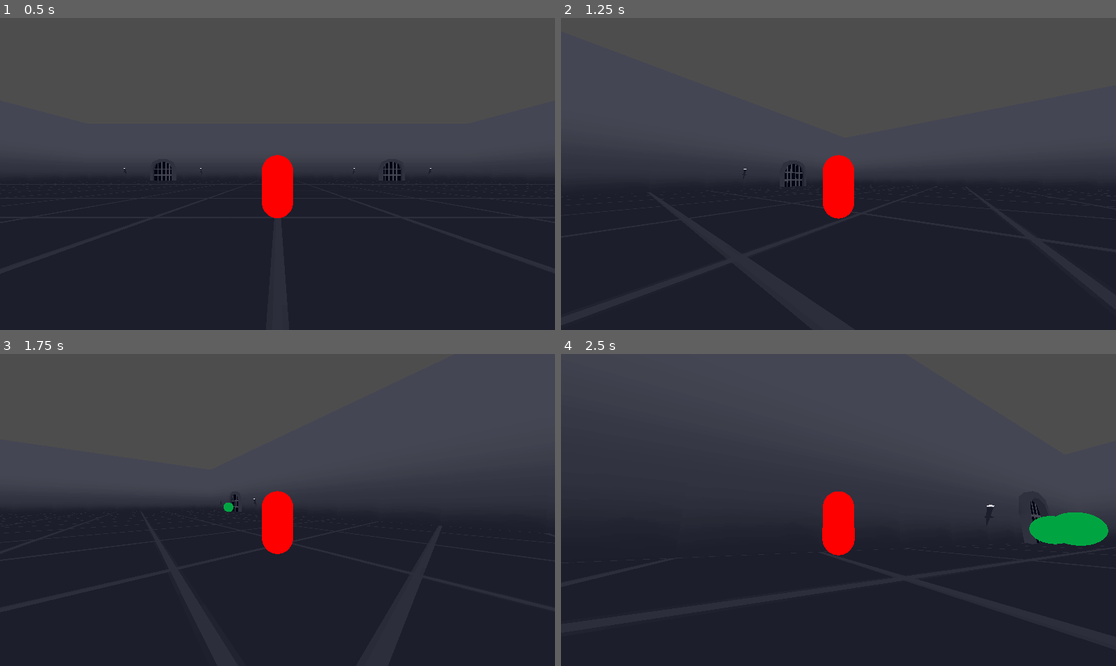
Above: before the commit, frames 1-4 (two rows, left to right).
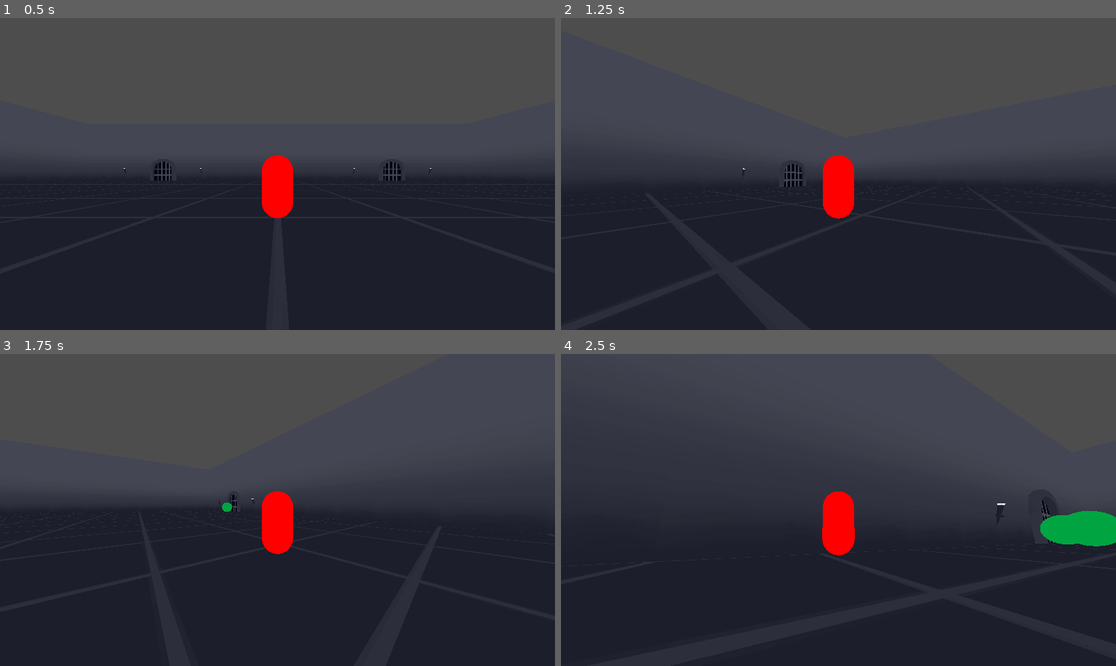
Above: after the commit, the same moments.

Repository: Weemo001/WizWaves
Game: Godot game, scene res://Scenes/World/world.tscn
Same seed, same stepped clock (60 frames per second), same inputs: the game is played once before the commit and once after it.
Inputs (mouse positions are in pixels of both pictures, inside the frame that each line leads up to):
- Up to frame 1 (0.5 s): no input
- Up to frame 2 (1.25 s): tap Enter at 0.5 s; move the mouse to (866, 174) at 0.52 s; press the mouse at (866, 174) at 0.53 s; hold W (forward) from 0.53 s (still down)
- Up to frame 3 (1.75 s): keep holding W (forward); move the mouse to (249, 510) at 1.27 s; release the mouse at (249, 510) at 1.28 s; tap 1 (dev1) at 1.35 s; click (249, 510) at 1.55 s
- Up to frame 4 (2.5 s): keep holding W (forward); move the mouse to (849, 503) at 2.02 s; press the mouse at (849, 503) at 2.03 s

Frame 1 is identical in both runs. In frame 2, less than 0.1% of the frame differs, in the area x 32-44%, y 46-55%; in frame 3, less than 0.1%; in frame 4, 0.6%, in the area x 76-100%, y 45-62%.

Commit message:
Shooting
- Shooting implemented, enemies get cleared properly

Diff:
--- a/Scenes/Enemies/Slime.tscn
+++ b/Scenes/Enemies/Slime.tscn
@@ -14,7 +14,7 @@
 [sub_resource type="SphereShape3D" id="SphereShape3D_dhuvl"]
 radius = 0.517937
 
-[node name="Slime" type="CharacterBody3D"]
+[node name="Slime" type="CharacterBody3D" groups=["enemy"]]
 script = ExtResource("1_h01s2")
 
 [node name="CollisionShape3D" type="CollisionShape3D" parent="."]
--- a/Scenes/Player/Player.tscn
+++ b/Scenes/Player/Player.tscn
@@ -50,3 +50,8 @@
 
 [node name="ProjectileSpawn" type="Node3D" parent="."]
 transform = Transform3D(1, 0, 0, 0, 1, 0, 0, 0, 1, 0, 1.41855, -0.875774)
+
+[node name="ShootTimer" type="Timer" parent="."]
+one_shot = true
+
+[connection signal="timeout" from="ShootTimer" to="." method="_on_shoot_timer_timeout"]
--- a/Scenes/Player/projectile.tscn
+++ b/Scenes/Player/projectile.tscn
@@ -12,6 +12,7 @@
 [sub_resource type="SphereMesh" id="SphereMesh_0wx2d"]
 
 [node name="Projectile" type="RigidBody3D"]
+collision_layer = 2
 script = ExtResource("1_hpmvs")
 
 [node name="CollisionShape3D" type="CollisionShape3D" parent="."]
--- a/Scripts/Player/player.gd
+++ b/Scripts/Player/player.gd
@@ -6,10 +6,12 @@
 
 @export var SPEED = 5.0
 @export var sensitivity = 0.5
+@export var shoot_interval = 0.3
 @export var health = 10
 
 func _ready():
 	Input.mouse_mode = Input.MOUSE_MODE_CAPTURED
+	$ShootTimer.wait_time = shoot_interval
 
 func _input(event):
 	# Camera rotation
@@ -21,13 +23,19 @@
 		# Prevent camera from flipping
 		camera_origin.rotation.x = clamp(camera_origin.rotation.x, deg_to_rad(-90), deg_to_rad(45))
 
+	# Extra check on shooting to prevent an extra projectile from being shot when the player releases the shoot button
+	if event.is_action_released("shoot"):
+		if not $ShootTimer.is_stopped():
+			$ShootTimer.stop()
+
 	# Quit game on button press
 	if event.is_action_pressed("quit"):
 		get_tree().quit()
 
 func _process(delta: float) -> void:
-	if Input.is_action_just_pressed("shoot"):
-		shoot()
+	# When holding or pressing shoot button, shoot bullet at rate defined by shoot_interval
+	if Input.is_action_pressed("shoot") && $ShootTimer.is_stopped():
+		$ShootTimer.start()
 
 func _physics_process(_delta: float) -> void:
 	# Player movement
@@ -45,11 +53,11 @@
 	move_and_slide()
 
 func shoot():
-	if bullet:
-		var bullet_instance = bullet.instantiate()
-		bullet_instance.global_position = $ProjectileSpawn.global_position
-		bullet_instance.direction = -global_transform.basis.z.normalized()
-		get_parent().add_child(bullet_instance)
+	# Create an instance of the bullet, set its position, direction, and spawn it
+	var bullet_instance = bullet.instantiate()
+	bullet_instance.global_position = $ProjectileSpawn.global_position
+	bullet_instance.direction = -global_transform.basis.z.normalized()
+	get_parent().add_child(bullet_instance)
 
 func take_damage(amount: float):
 	# Reduce health by amount, if health is 0, kill player
@@ -60,3 +68,6 @@
 
 func _die():
 	print("Player has died!") # DEBUG
+
+func _on_shoot_timer_timeout() -> void:
+	shoot()
--- a/Scripts/Player/projectile.gd
+++ b/Scripts/Player/projectile.gd
@@ -7,6 +7,10 @@
 	gravity_scale = 0
 
 func _physics_process(delta: float) -> void:
+	# Set bullet movement, if it collides, check if it hit an enemy, if so clear enemy and remove from tracked array, then delete bullet, else just delete bullet
 	var collision = move_and_collide(direction * speed * delta)
 	if collision:
+		if collision.get_collider().is_in_group("enemy"):
+			collision.get_collider().queue_free()
+			Global.active_enemies.pop_back()
 		queue_free()
